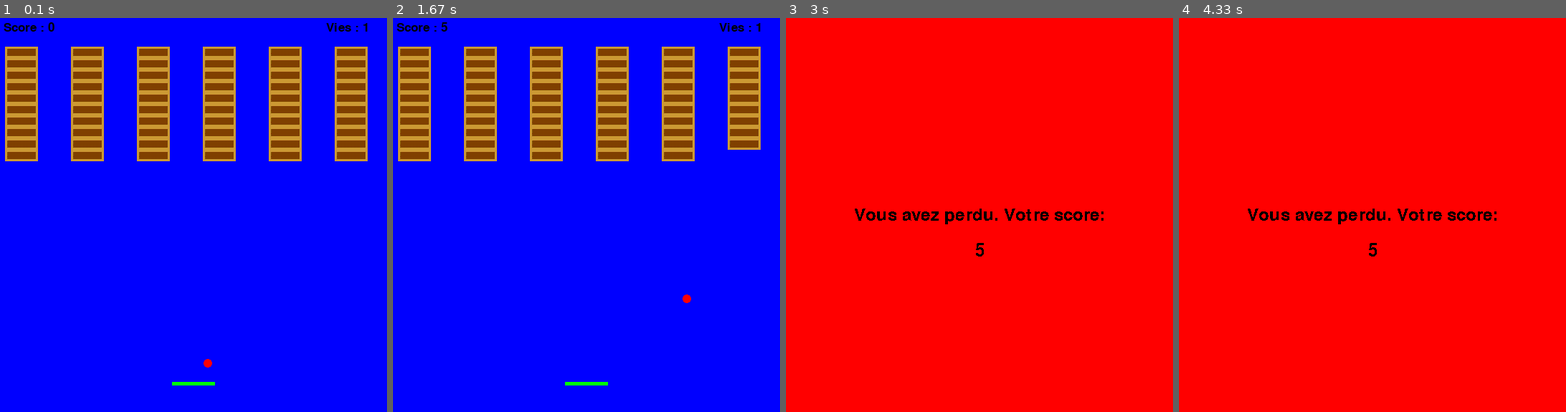
Above: before the commit, frames 1-4 (left to right).
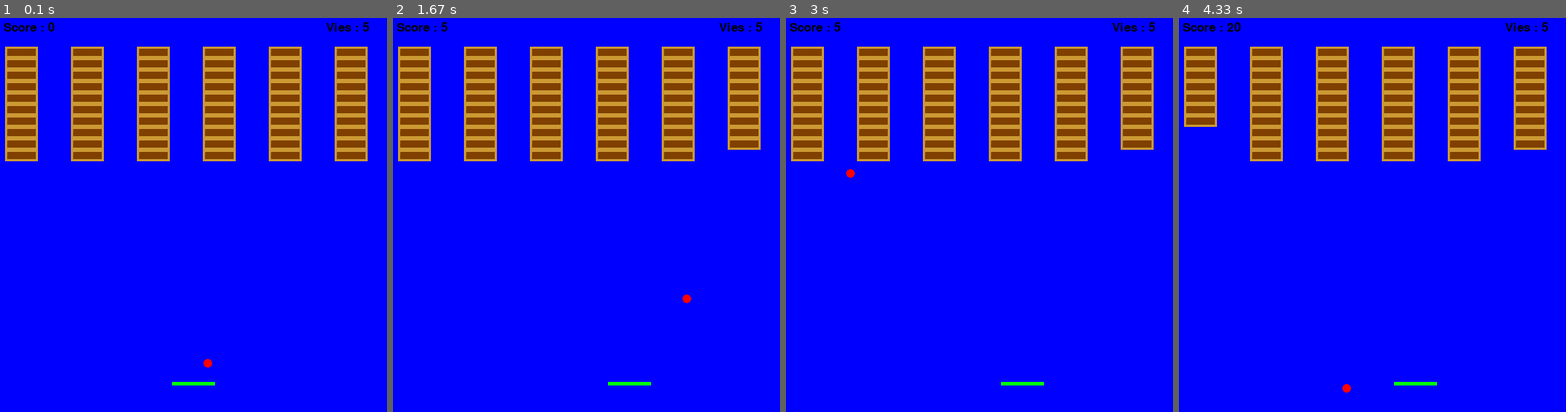
Above: after the commit, the same moments.

Repository: Killy85/game_ai_trainer
Game: pygame game, started from game/Testing_ia.py
The game is run twice, just before and just after one commit, with the same random seed, the same clock (stepped at 60 frames per second) and the same inputs.
Inputs:
- Up to frame 1 (0.1 s): no input
- Up to frame 2 (1.67 s): no input
- Up to frame 3 (3 s): no input
- Up to frame 4 (4.33 s): no input

The runs differ from the first frame. In frame 1, less than 0.1% of the frame differs, in the area x 93-96%, y 1-4%; in frame 2, 0.2%; in frame 3, 100%, in the area x 0-100%, y 0-100%; in frame 4, 100%.

Commit message:
add reward system

Diff:
--- a/game/Testing_ia.py
+++ b/game/Testing_ia.py
@@ -5,4 +5,7 @@
     game.main()
 
     for p in range(10):
-        game.update_frame(1)
+        if(p == 1):
+            print(game.update_frame(2))
+        else:
+            print(game.update_frame(1))
--- a/game/game_adapted.py
+++ b/game/game_adapted.py
@@ -49,6 +49,8 @@
         self.area = self.screen.get_rect()
         self.image, self.rect = load_image('balle.GIF', -1)
         self.reinit()
+        self.is_lauched = False
+        self.has_bounced = False
 
     def reinit(self):
         self.rect.centerx = self.area.centerx
@@ -80,6 +82,7 @@
             elif self.rect.colliderect(j.rect):
                 self.rect.bottom = j.rect.top
                 self.angle = -self.angle
+                self.has_bounced = True
             #Collision avec une brique du groupe briquesprite
             collision = sprite.spritecollide(self, brs, 1)
             if collision:
@@ -103,7 +106,8 @@
         self.screen = screen
         self.area = self.screen.get_rect()
         self.score = 0
-        self.vies = 1
+        self.vies_max = 5
+        self.vies = self.vies_max
         self.font1 = font.Font(None, 25)
         self.font2 = font.Font(None, 25)
         self.reinit()
@@ -194,6 +198,8 @@
     def update_frame(self, movement):
         reward = 0
         rectPos = j.rect.x
+        startBrs = len(brs)
+        start_vie = j.vies
         #flag2 = True
         for p in range(30): # while flag2:
             self.chrono.tick(60)
@@ -218,17 +224,11 @@
                 self.screen.blit(msg5, pos_msg5)
                 self.screen.blit(msg6, pos_msg6)
                 display.flip()
-                flag4 = True
-                while flag4:
-                    for self.e in event.get():
-                        if self.e.type == KEYDOWN and self.e.key == K_ESCAPE:
-                            flag4 = False
-                            flag2 = False
-                            # METTRE UNE MAUVAISE NOTE A L'IA CAR IL A PERDU
+                reward -= 100;
+                j.vies = j.vies_max
             if len(brs) == 0:
                 # S'il n'y a plus de briques
-                msg7 = self.cadre.render("Vous avez gagné. Votre score:",
-                                    0, black)
+                msg7 = self.cadre.render("Vous avez gagné. Votre score:", 0, black)
                 msg8 = self.cadre.render(str(j.score), 0, black)
                 pos_msg7 = msg7.get_rect()
                 pos_msg7.center = self.area.center
@@ -246,6 +246,9 @@
                         if e.type == KEYDOWN and e.key == K_ESCAPE:
                             flag5 = False
                             flag2 = False
+            if(self.b.has_bounced and self.b.is_lauched):
+                reward += 5
+                self.b.has_bounced = False
             # Rafraichissement de l'écran pendant le jeu
             self.screen.fill(blue)
             self.bs.update()
@@ -255,6 +258,12 @@
             brs.draw(self.screen)
             display.flip()
 
+        brick_reward = startBrs - len(brs) * 5
+        life_reward = ((start_vie - j.vies) * -100)
+        self.b.is_lauched = True
+        if(start_vie - j.vies): self.b.is_lauched = False
+        self.b.has_bounced = False
+        return (j.rect.x, self.b.rect.x), reward+life_reward, (start_vie == 1 and j.vies == 5)
 
     def main(self):
         #Initialisation de l'écran
